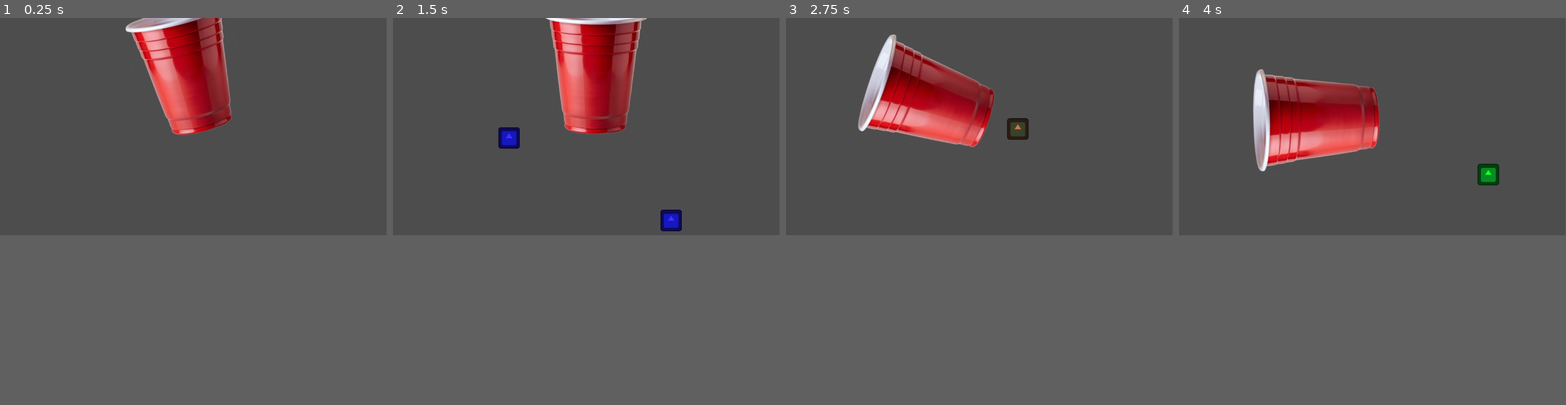
Above: before the commit, frames 1-4 (left to right).
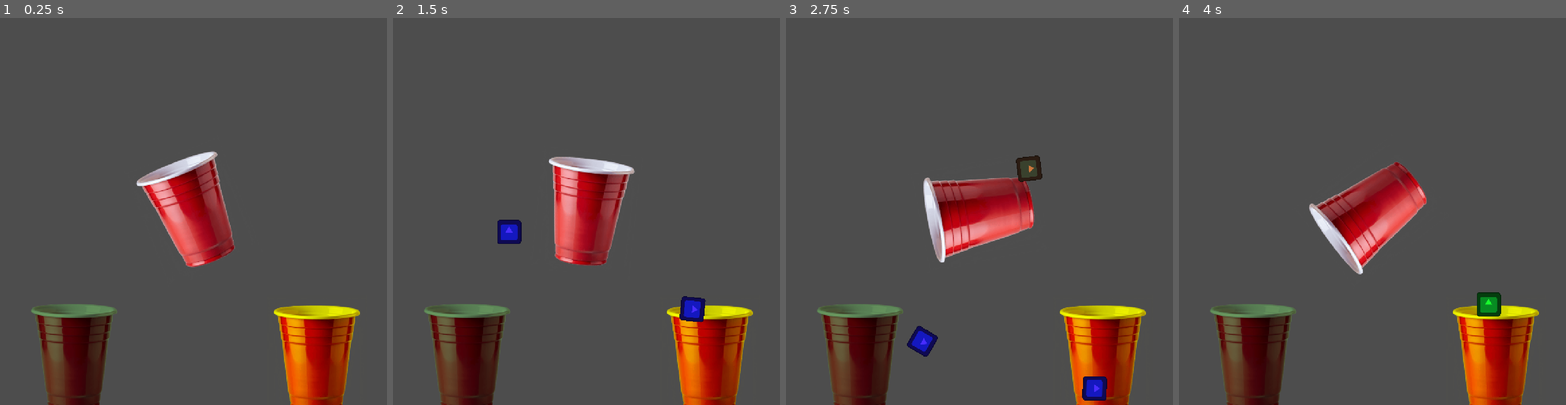
Above: after the commit, the same moments.

Repository: Octoan1/GD2-MG2-Group-3
Game: Godot game, scene res://main.tscn
Two runs of this game, one before a commit and one after it. Both use one fixed random seed, a clock stepped at 60 frames per second and the inputs below. The engine's default icon, where the game draws it, is replaced by a stand-in: a white triangle on a blue panel in a dark square.
Inputs (mouse positions are in pixels of both pictures, inside the frame that each line leads up to):
- Up to frame 1 (0.25 s): no input
- Up to frame 2 (1.5 s): tap Enter at 0.5 s; move the mouse to (671, 114) at 0.52 s; hold Space (Action) 0.53-1.28 s; click (671, 114) at 0.67 s; tap 1 at 0.8, 1.35 s; move the mouse to (509, 137) at 1.27 s; click (509, 137) at 1.42 s
- Up to frame 3 (2.75 s): tap 2 at 1.55, 2.1 s; move the mouse to (1018, 79) at 2.02 s; click (1018, 79) at 2.17 s; tap 3 at 2.3 s
- Up to frame 4 (4 s): move the mouse to (1353, 168) at 2.77 s; tap 3 at 2.85 s; click (1353, 168) at 2.92 s; tap R at 3.05, 3.6 s; move the mouse to (1488, 157) at 3.52 s; hold Space (Action) from 3.53 s (still down); click (1488, 157) at 3.67 s
In our replay, the window is 799x449 before the commit and 800x800 after it. These sizes can differ from the game's own. Grey fills any space a smaller window leaves; there, only what the larger window draws over its background counts as a difference.

The runs differ from the first frame. In frame 1, 19% of the frame differs, in the area x 8-93%, y 0-100%; in frame 2, 20%; in frame 3, 21%, in the area x 8-93%, y 4-100%; in frame 4, 20%.

Commit message:
bit of cleanup and basic cup detection system

Diff:
--- /dev/null
+++ b/collection_cup.gd
@@ -0,0 +1,10 @@
+extends StaticBody2D
+
+@onready var cup_contents_detection: Area2D = $CupContentsDetection
+
+var contents: Array[Node2D] = []
+
+
+func _on_cup_contents_detection_body_entered(body: Node2D) -> void:
+	print(body.name)
+	contents.append(body)
--- /dev/null
+++ b/collection_cup.tscn
@@ -0,0 +1,21 @@
+[gd_scene format=3 uid="uid://ctyu5gadbmowi"]
+
+[ext_resource type="Texture2D" uid="uid://b04rodsxtpo2l" path="res://cup.png" id="1_n6et3"]
+[ext_resource type="Script" uid="uid://cyl56d86e137p" path="res://collection_cup.gd" id="1_ofgyg"]
+
+[node name="CollectionCup" type="StaticBody2D" unique_id=1882889429]
+script = ExtResource("1_ofgyg")
+
+[node name="Sprite2D" type="Sprite2D" parent="." unique_id=1139283360]
+scale = Vector2(0.3160714, 0.3160714)
+texture = ExtResource("1_n6et3")
+
+[node name="CollisionPolygon2D" type="CollisionPolygon2D" parent="." unique_id=1417663124]
+polygon = PackedVector2Array(-37, -42, -22, 46, 21, 46, 37, -42, 27, -40, 15, 37, -16, 37, -26, -39)
+
+[node name="CupContentsDetection" type="Area2D" parent="." unique_id=1780360092]
+
+[node name="CollisionPolygon2D" type="CollisionPolygon2D" parent="CupContentsDetection" unique_id=1469876706]
+polygon = PackedVector2Array(-28, -29, 29, -29, 17, 40, -18, 40)
+
+[connection signal="body_entered" from="CupContentsDetection" to="." method="_on_cup_contents_detection_body_entered"]
--- a/cup.gd
+++ b/cup.gd
@@ -15,38 +15,38 @@
 
 # Called every frame. 'delta' is the elapsed time since the previous frame.
 func _process(delta: float) -> void:
-	rotate_no_velocity(delta)
+	if Input.is_action_pressed("Action"):
+		self.rotation += rotation_speed * delta * 1.1
+	else:
+		self.rotation += -rotation_speed * delta
 
+# UNUSED
+#func rotate_no_velocity(delta: float):
+	#if Input.is_action_pressed("Action"):
+		#self.rotation += rotation_speed * delta
+	#else:
+		#self.rotation += -rotation_speed * delta
 
-func rotate_no_velocity(delta: float):
-	if(Input.is_action_pressed("Action")):
-		rotation += rotation_speed * delta
-	else:
-		rotation += -rotation_speed * delta
-
-
-func rotate_velocity(delta: float):
-	if (prev_rotate == null):
-		prev_rotate = rotation
-
-	if (velocity == null):
-		velocity = 0;
-
-	if(Input.is_action_pressed("Action")):
-		velocity = -push_amount * speed_percent / 100
-		pass
-
-	else:
-		rotation += delta * rotation_speed # * velocity * speed_percent / 100
-
-	velocity += delta * speed_percent / 100
-
-	print(velocity)
-
-	if(Input.is_action_pressed("Action")):
-		velocity = -push_amount * speed_percent / 100
-		pass
-
-	pass
-
-	pass
+# UNUSED
+#func rotate_velocity(delta: float):
+	#if (prev_rotate == null):
+		#prev_rotate = rotation
+	#
+	#if (velocity == null):
+		#velocity = 0;
+	#
+	#if(Input.is_action_pressed("Action")):
+		#velocity = -push_amount * speed_percent / 100
+		#print("2")
+		#pass
+	#
+	#else:
+		#rotation += delta * rotation_speed # * velocity * speed_percent / 100
+#
+	#velocity += delta * speed_percent / 100
+	#
+	#print(velocity)
+	#
+	#if Input.is_action_pressed("Action"):
+		#velocity = -push_amount * speed_percent / 100
+		#print("1")
--- a/cup.tscn
+++ b/cup.tscn
@@ -1,21 +1,14 @@
 [gd_scene format=3 uid="uid://bfdj7se1k83q1"]
 
-[ext_resource type="Script" path="res://cup.gd" id="1_ponjl"]
+[ext_resource type="Script" uid="uid://c1jctmcnvaf0h" path="res://cup.gd" id="1_ponjl"]
 [ext_resource type="Texture2D" uid="uid://b04rodsxtpo2l" path="res://cup.png" id="2_hxhe5"]
 
-[node name="cup" type="Node2D" unique_id=1604033659]
-position = Vector2(557, 362)
-scale = Vector2(4, 4)
+[node name="Cup" type="CharacterBody2D" unique_id=1028320870]
 script = ExtResource("1_ponjl")
-rotation_speed = 0.1
 
-[node name="AnimatableBody2D" type="CharacterBody2D" parent="." unique_id=1028320870]
-position = Vector2(7, 1)
-
-[node name="Sprite2D" type="Sprite2D" parent="AnimatableBody2D" unique_id=1047603354]
-position = Vector2(0, -43)
+[node name="Sprite2D" type="Sprite2D" parent="." unique_id=1047603354]
 scale = Vector2(0.3160714, 0.3160714)
 texture = ExtResource("2_hxhe5")
 
-[node name="CollisionPolygon2D" type="CollisionPolygon2D" parent="AnimatableBody2D" unique_id=733752176]
-polygon = PackedVector2Array(-34, -86, -23, 3, 22, 4, 36, -84, 29, -84, 15, -4, -14, -4, -26, -86)
+[node name="CollisionPolygon2D" type="CollisionPolygon2D" parent="." unique_id=733752176]
+polygon = PackedVector2Array(-37, -42, -22, 46, 21, 46, 37, -42, 27, -40, 15, 37, -16, 37, -26, -39)
--- a/main.tscn
+++ b/main.tscn
@@ -2,12 +2,24 @@
 
 [ext_resource type="PackedScene" uid="uid://3l24jhapkoql" path="res://object_spawner/object_spawner.tscn" id="1_ig7tw"]
 [ext_resource type="PackedScene" uid="uid://bfdj7se1k83q1" path="res://cup.tscn" id="2_0xm2m"]
+[ext_resource type="PackedScene" uid="uid://ctyu5gadbmowi" path="res://collection_cup.tscn" id="3_h2yge"]
 
 [node name="Main" type="Node2D" unique_id=1991473030]
 
 [node name="ObjectSpawner" parent="." unique_id=123667683 instance=ExtResource("1_ig7tw")]
 
-[node name="cup" parent="." unique_id=1604033659 instance=ExtResource("2_0xm2m")]
-rotation_speed = 1.0
+[node name="Cup" parent="." unique_id=1604033659 instance=ExtResource("2_0xm2m")]
+scale = Vector2(1.5, 1.5)
+rotation_speed = 1.5
 
-[node name="Camera2D" type="Camera2D" parent="cup" unique_id=270366145]
+[node name="Camera2D" type="Camera2D" parent="." unique_id=56953282]
+
+[node name="VictoryCup" parent="." unique_id=1882889429 instance=ExtResource("3_h2yge")]
+modulate = Color(1, 1, 0, 1)
+position = Vector2(163, 194)
+scale = Vector2(1.5, 1.5)
+
+[node name="TrashCup" parent="." unique_id=643008394 instance=ExtResource("3_h2yge")]
+modulate = Color(0.42529723, 0.6038802, 0.3720845, 1)
+position = Vector2(-158, 192)
+scale = Vector2(1.5, 1.5)
--- a/object_spawner/object_spawner.gd
+++ b/object_spawner/object_spawner.gd
@@ -11,49 +11,59 @@
 
 var curr_type: spawn_type = spawn_type.WATER
 
-# shouldn't be needed
-#func _ready() -> void:
-	#pass
-
-# not needed atm
-#func _process(delta: float) -> void:
-	#pass
-
 func _input(event: InputEvent) -> void:
+	# handle keyboard input
 	if event is InputEventKey and event.is_pressed():
 		if event.keycode == KEY_1:
 			curr_type = spawn_type.WATER
-			print("switched to water")
+			print("\nSwitched to water")
 		if event.keycode == KEY_2:
 			curr_type = spawn_type.COFFEE
-			print("switched to coffee")
+			print("\nSwitched to coffee")
 		if event.keycode == KEY_3:
 			curr_type = spawn_type.GERM
-			print("switched to germ")
+			print("\nSwitched to germ")
 		if event.keycode == KEY_R:
-			pass
+			print("\nRemoved ", objects.size(), " objects")
+			for obj in objects:
+				if is_instance_valid(obj):
+					obj.queue_free()
+			objects.clear()
+			i = 0
+			j = 0
+			k = 0
 
 
-
+	# handle mouse input
 	if event is InputEventMouseButton:
 		if event.pressed:
 			spawn_object(curr_type)
 
-
+var i := 0
+var j := 0
+var k := 0
 func spawn_object(type: spawn_type) -> void:
-	# spawn where mouse clicks for now
+	# just spawn where mouse clicks for now
 	var mouse_pos = get_global_mouse_position()
 
 	var instance: Node2D
 	match type:
 		spawn_type.WATER:
 			instance = water.instantiate()
+			instance.name = "Water%d" %i
+			i += 1
 		spawn_type.COFFEE:
 			instance = coffee_bean.instantiate()
+			instance.name = "Coffee%d" %j
+			j += 1
 		spawn_type.GERM:
 			instance = germ.instantiate()
+			instance.name = "Germ%d" %k
+			k += 1
 
 	instance.global_position = mouse_pos
-	instance.get_child(0).scale *= 0.5
-	instance.get_child(1).scale *= 0.5
+	instance.get_child(0).scale *= .25
+	instance.get_child(1).scale *= .25
+
+	objects.append(instance)
 	object_container.add_child(instance)
--- a/project.godot
+++ b/project.godot
@@ -15,6 +15,14 @@
 config/features=PackedStringArray("4.6", "Forward Plus")
 config/icon="res://icon.svg"
 
+[display]
+
+window/size/viewport_width=512
+window/size/viewport_height=512
+window/size/window_width_override=1024
+window/size/window_height_override=1024
+window/stretch/mode="viewport"
+
 [input]
 
 Action={
Not shown, added: collection_cup.gd.uid
